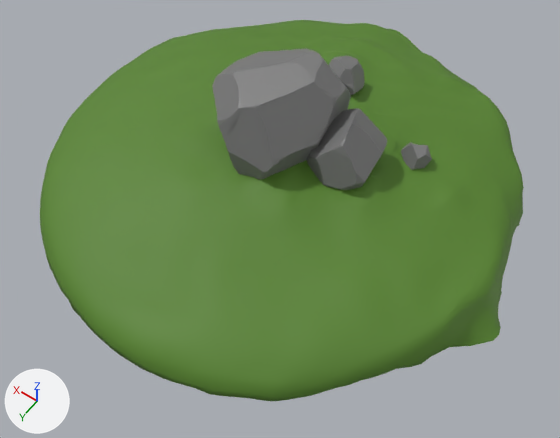
The FBX model Assets/Objects/Stone v2.fbx: old version first, new version second.
Both versions are drawn from a 50 mm lens placed at (-9.52, 13.5, 18.26), pointed at (-1.09, 1.71, -0.27). Arrows for +X, +Y and +Z are at lower left; the lights stay in place. Where no turn or scale is listed for an object, it has been applied to the vertices.

In view in the first picture: 'Cube', 'Куб', 'Куб.001', 'Куб.002', 'Сфера'.
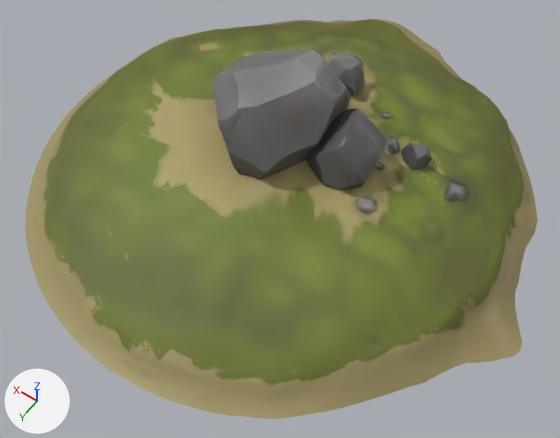
The edits, one by one:
Picture 'Grass_Base_Color.png' (img_grass_base_color_png) is new.
In material 'Grass' (mat_grass), base_color is no longer (0.0939, 0.227, 0.023), green #56832a.
In material 'Grass' (mat_grass), texture is now set to img_grass_base_color_png.
me_сфера_001 is used by ob_сфера; location (0.0, 0.0, 0.0).
me_сфера_001 had 2645 vertices, 4057 faces and spanned x -8.2..7.7, y -8.9..7.7, z -1.0..1.5.
me_сфера_001 now has 2645 vertices, 4057 faces and spans x -8.9..8.2, y -9.3..8.2, z -1.0..1.5.
me_сфера_001 part 1: 334 of 2645 vertices moved; they spanned x -8.2..7.7, y -8.9..7.7, z -1.0..0.2 and now span x -8.9..8.2, y -9.3..8.2, z -1.0..0.3; mean shift (0.0, 0.0, 0.1); largest move (-8.2, 1.0, -1.0) -> (-8.9, 1.1, -1.0).

Location of each change, [x1, y1, x2, y2] in pixels of the pictures (560 x 438 px; the box of a moved part takes in the faces that stretch with it):
'Сфера', surface changed, reshaped: before [40, 20, 524, 401]; after [25, 19, 538, 419]
part 1 of me_сфера_001, moved or reshaped: before [40, 23, 523, 401]; after [25, 19, 538, 419]
